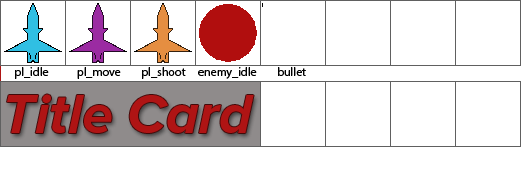
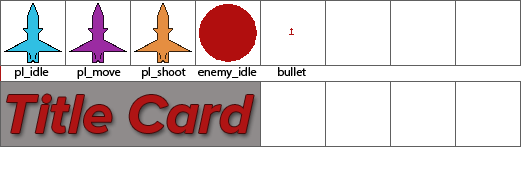
Comparing the layer stacks of the two 521 x 180 images. Changes:
painted on "bullet" (1st of 2) over [262, 3, 294, 35]
